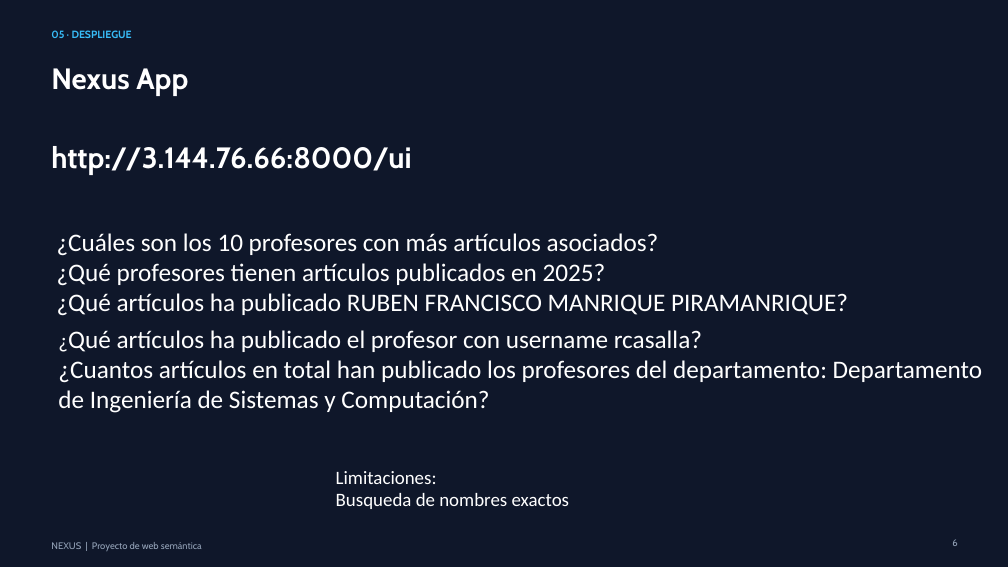
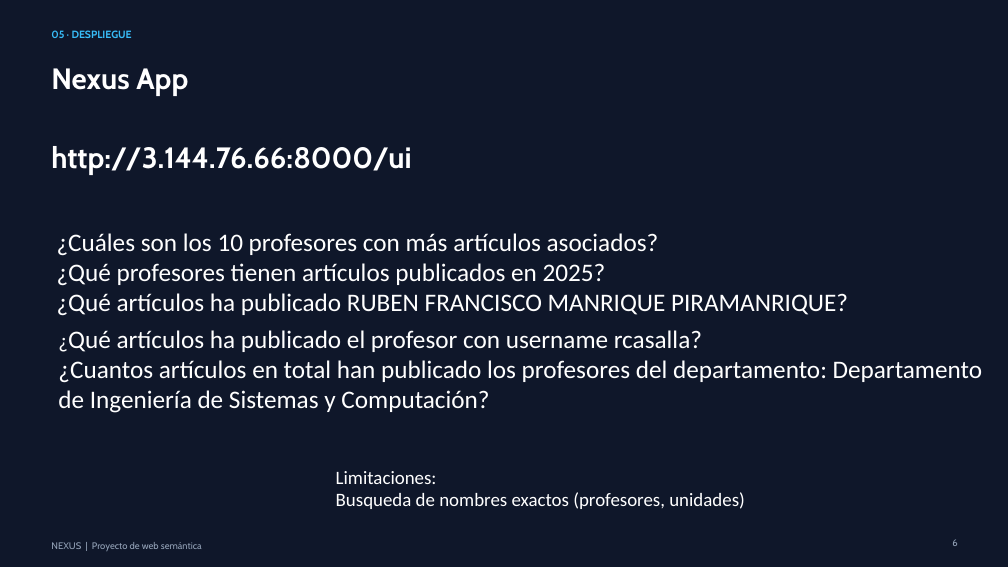
Before and after one commit to GabrielGomez9898/semantic_web, a slide deck: slide 11 of nexus/Nexus_presentacion.pptx (slide 10 before the commit). Drawn at 1008x567 pixels with LibreOffice and Linux fonts; fonts in the diff are those of the drawing. Boxes give left, top, right and bottom in pixels: in the first picture for what was removed or moved away, otherwise in the second. Text is boxed around its words. In the diff, an @@ line names an element or a change of style, - is before the commit and + after.

```diff
--- a/nexus/Nexus_presentacion.pptx
+++ b/nexus/Nexus_presentacion.pptx
@@ text at (336,471,745,509): text changed @@
-Limitaciones:
-Busqueda de nombres exactos
+Limitaciones:
+Busqueda de nombres exactos (profesores, unidades)
```
Also in this commit, not shown: 1 other slide changed, 1 slide added.
